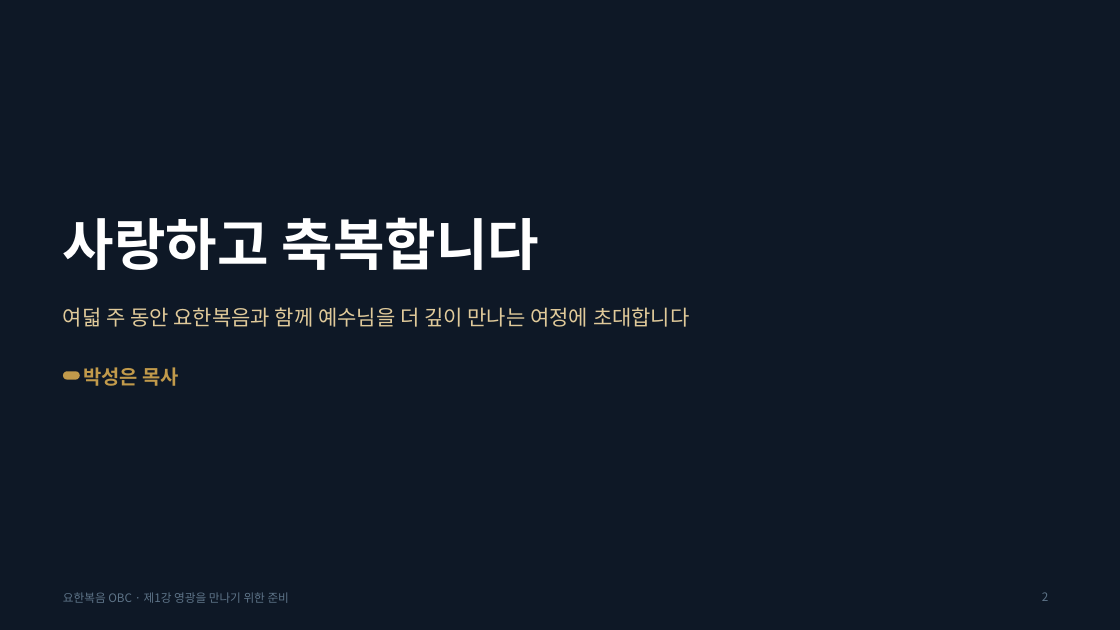
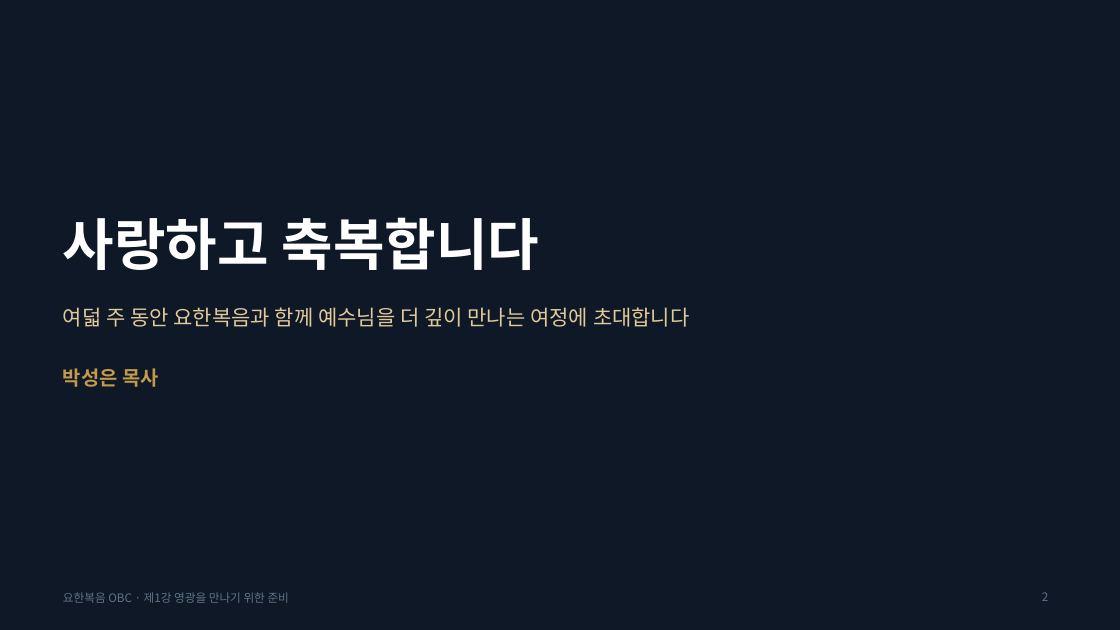
Before and after one commit to mio-modu/bible_GospelofJohn, a slide deck: slide 2 of dist/요한복음_1강_영광을_만나기_위한_준비.pptx. Drawn at 1120x630 pixels with LibreOffice and Linux fonts; fonts in the diff are those of the drawing. Boxes give left, top, right and bottom in pixels: in the first picture for what was removed or moved away, otherwise in the second. Text is boxed around its words. In the diff, an @@ line names an element or a change of style, - is before the commit and + after.

```diff
--- a/dist/요한복음_1강_영광을_만나기_위한_준비.pptx
+++ b/dist/요한복음_1강_영광을_만나기_위한_준비.pptx
@@ text "박성은 목사": place and size @@
-text "박성은 목사" at bbox=[83, 367, 179, 386]
+text "박성은 목사" at bbox=[63, 368, 159, 387]
@@ rounded rectangle removed at bbox=[63, 371, 80, 380] @@
```
Also in this commit, not shown: 18 other slides changed, 6 other files.
